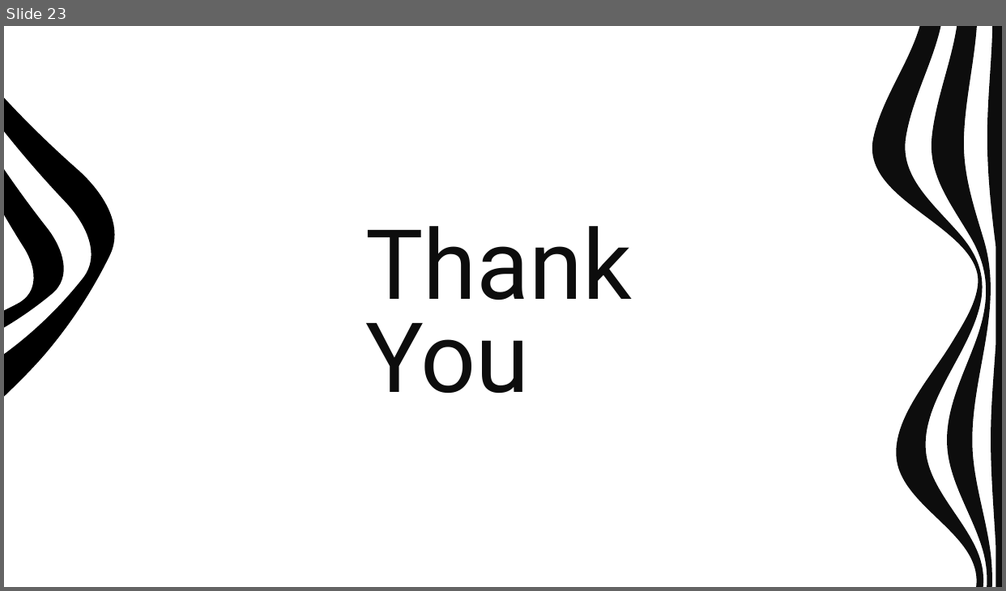
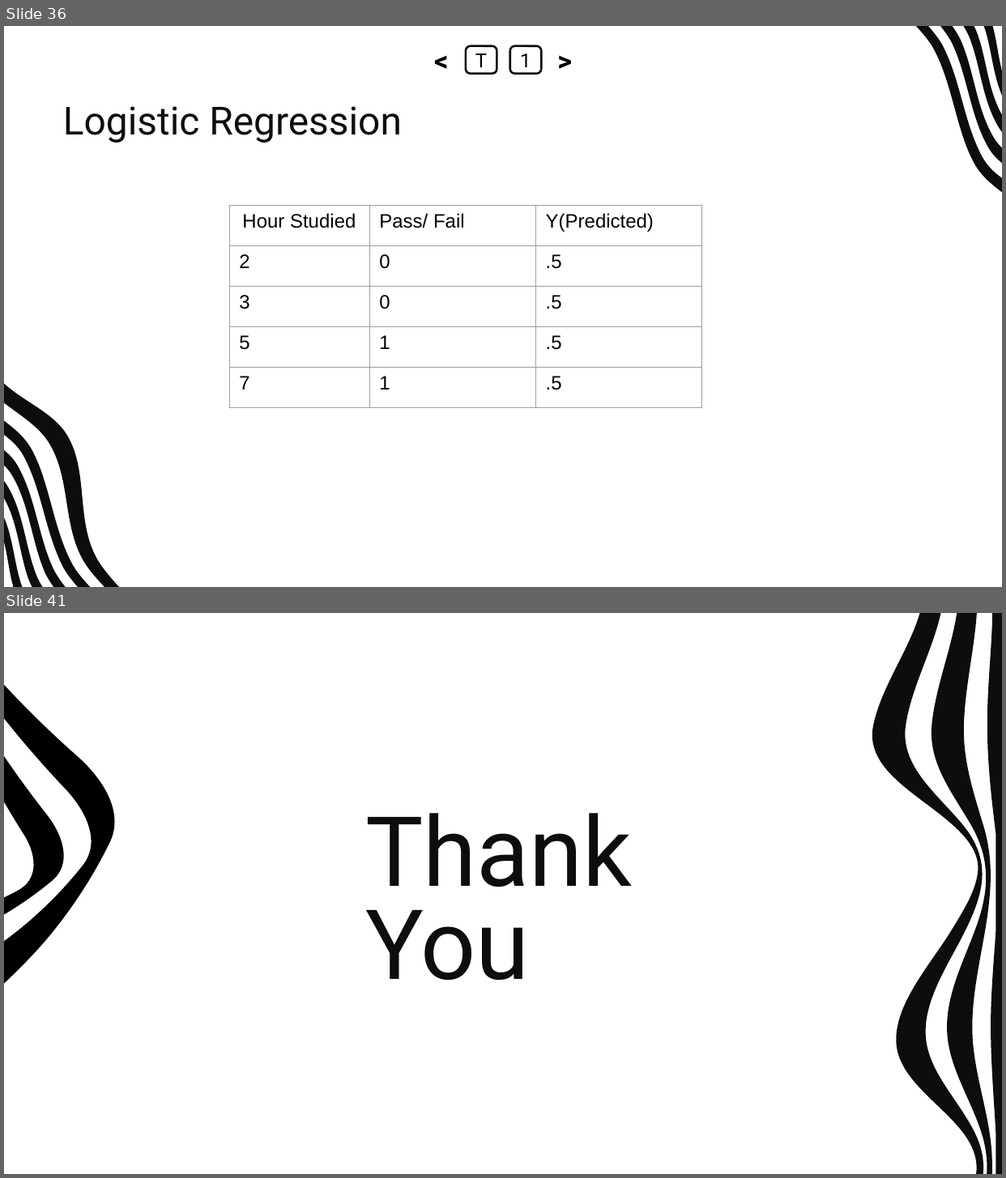
Before and after one commit to abrarhasan3/Green-Uni-All-Academic-Content, a slide deck: CSE 411 Machine Learning/Linear Regression.pptx. Shown one above the other, each under a label of ours: slide 23 before the commit, slides 36 and 41 after it; the slides between them are not shown. The pictures are 1006x591 and 1006x1178 pixels, drawn with LibreOffice and Linux fonts; fonts in the diff are those of the drawing. Boxes give left, top, right and bottom in pixels: in the first picture for what was removed or moved away, otherwise in the second. Text is boxed around its words. In the diff, an @@ line names an element or a change of style, - is before the commit and + after.

Commit message:
Added Linear Regression

```diff
--- a/CSE 411 Machine Learning/Linear Regression.pptx
+++ b/CSE 411 Machine Learning/Linear Regression.pptx
@@ slide 36 added at [4,26,1002,587], background #FFFFFF @@
@@ text added at [426,46,457,74], 20 pt, text #000000, bold @@
+<
@@ rounded rectangle added at [466,46,497,74], fill #FFFFFF, outline #0D0D0D 1.5 pt, 14 pt, text #000000 @@
+T
@@ rounded rectangle added at [510,46,541,74], fill #FFFFFF, outline #0D0D0D 1.5 pt, 14 pt, text #000000 @@
+1
@@ text added at [549,46,580,74], 20 pt, text #000000, bold @@
+>
@@ group added at [4,26,1002,587]: 9 freeform shapes @@
@@ title added at [63,106,402,143], 28 pt, text #0D0D0D @@
+Logistic Regression
@@ table added at [229,206,702,408], 5 rows, 3 columns @@
+Hour Studied | Pass/ Fail | Y(Predicted)
+2 | 0 | .5
+3 | 0 | .5
+5 | 1 | .5
+7 | 1 | .5
@@ what was slide 23 is now slide 41 @@
```
Also in this commit, not shown: 1 slide changed, 17 other slides added.
